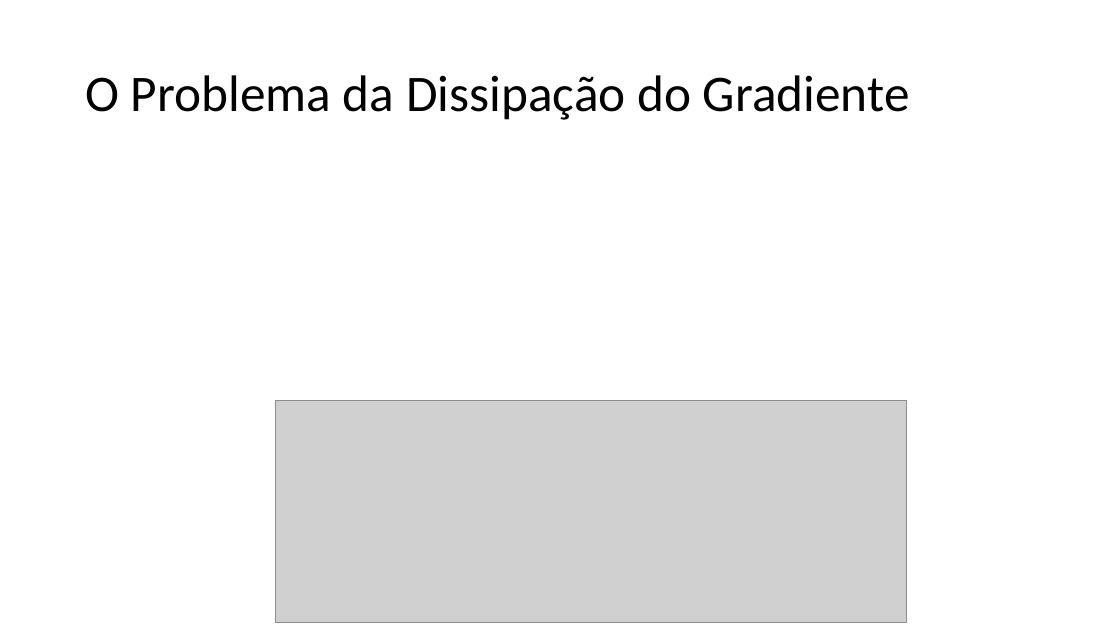
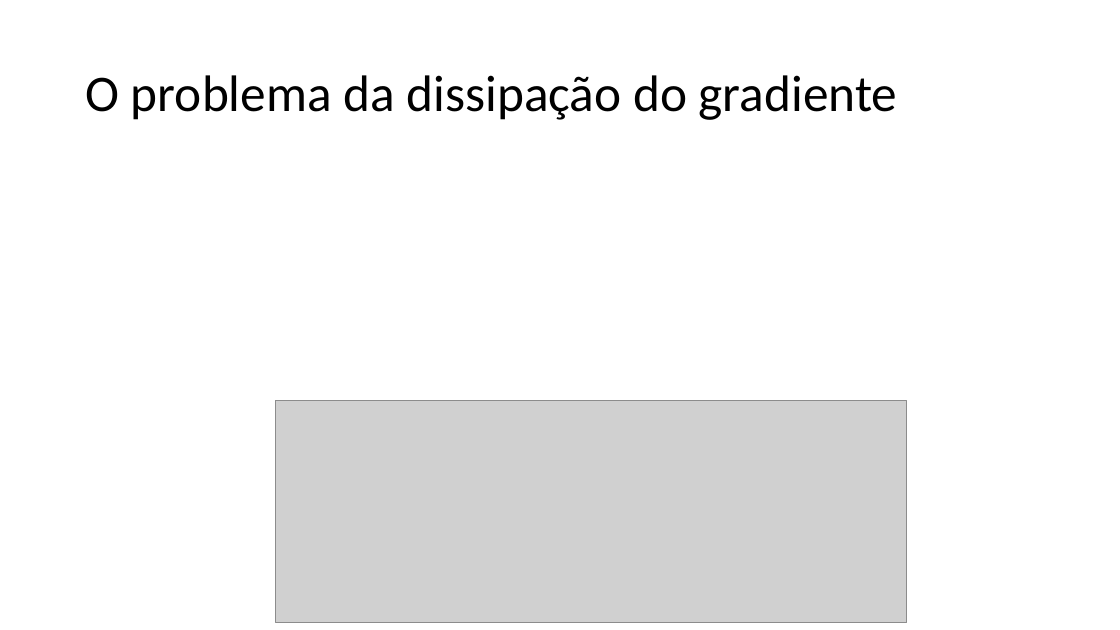
Before and after one commit to zz4fap/t320_aprendizado_de_maquina, a slide deck: slide 23 of slides/T320_Redes_Neurais_Artificiais (Parte II).pptx (slide 20 before the commit). Drawn at 1120x630 pixels with LibreOffice and Linux fonts; fonts in the diff are those of the drawing; grey boxes stand for pictures. Boxes give left, top, right and bottom in pixels: in the first picture for what was removed or moved away, otherwise in the second. Text is boxed around its words. In the diff, an @@ line names an element or a change of style, - is before the commit and + after.

```diff
--- a/slides/T320_Redes_Neurais_Artificiais (Parte II).pptx
+++ b/slides/T320_Redes_Neurais_Artificiais (Parte II).pptx
@@ title at box(85, 75, 898, 120): text changed @@
-O Problema da Dissipação do Gradiente
+O problema da dissipação do gradiente
```
Also in this commit, not shown: 4 other slides changed, 5 slides added, 2 slides removed, 2 other files.
